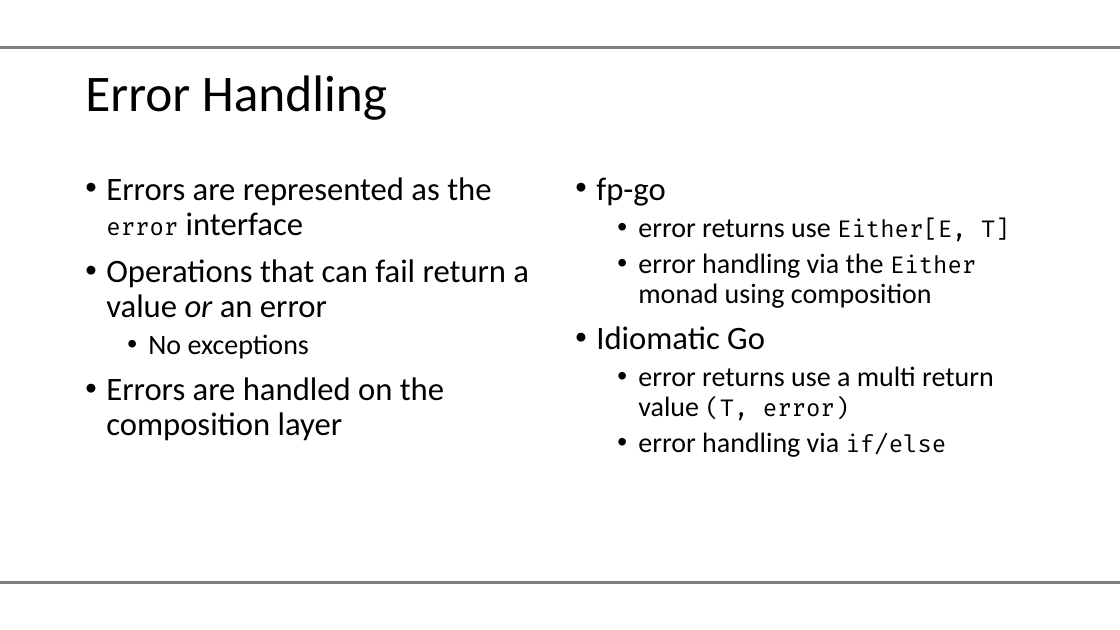
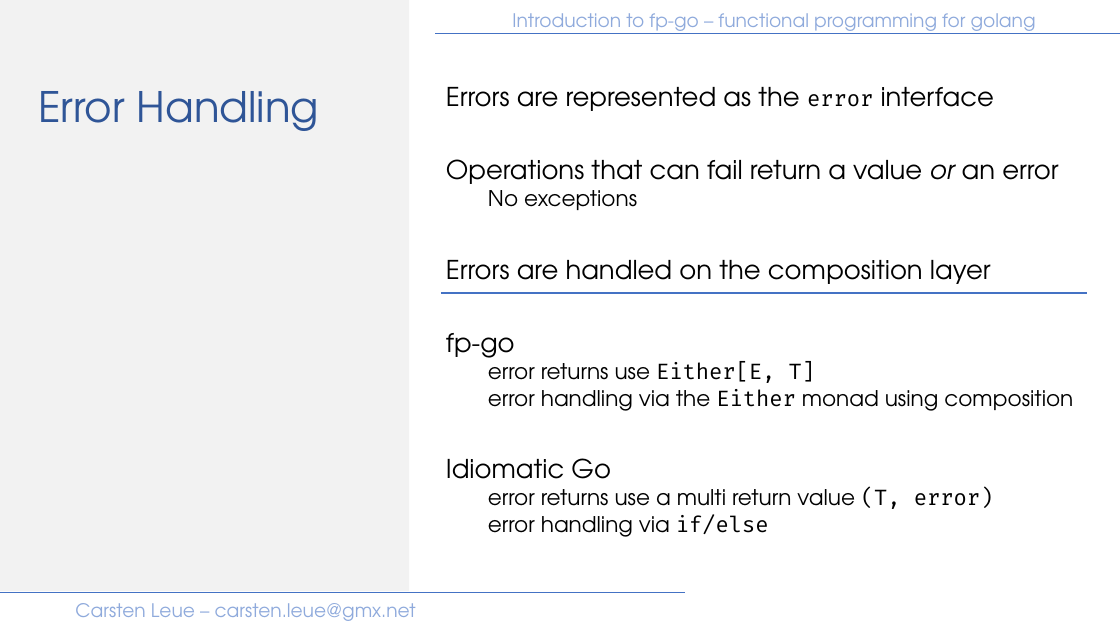
Before and after one commit to IBM/fp-go, a slide deck: slide 19 of samples/presentation/introduction.pptx (slide 15 before the commit). Drawn at 1120x630 pixels with LibreOffice and Linux fonts; fonts in the diff are those of the drawing; background and template pictures are left out. Boxes give left, top, right and bottom in pixels: in the first picture for what was removed or moved away, otherwise in the second. Text is boxed around its words. In the diff, an @@ line names an element or a change of style, - is before the commit and + after.

```diff
--- a/samples/presentation/introduction.pptx
+++ b/samples/presentation/introduction.pptx
@@ rectangle added at [0, 0, 409, 592], fill #F2F2F2 @@
@@ text "Introduction to fp-go – functional ...": place and size @@
-text "Introduction to fp-go – functional ..." at [596, 177, 665, 206]
+text "Introduction to fp-go – functional ..." at [512, 13, 1036, 34]
@@ text "Introduction to fp-go – functional ..." at [512, 13, 1036, 34]: size 18 to 16 pt, font Calibri to TeX Gyre Adventor, text colour #FFFFFF to #8FAADC @@
@@ rectangle removed at [0, 48, 1120, 583] @@
@@ line removed from (0, 48) to (1120, 48) @@
@@ line added from (1120, 34) to (435, 34), #4472C4 0.5 pt @@
@@ title "Error Handling": place and size @@
-title "Error Handling" at [85, 75, 387, 120]
+title "Error Handling" at [38, 91, 319, 131]
@@ title "Error Handling" at [38, 91, 319, 131]: size 44 to 36 pt, font Calibri to TeX Gyre Adventor, text colour #000000 to #2F5597; vertical alignment middle to top @@
@@ text "Errors are represented as the ...": place and size @@
-text "Errors are represented as the ..." at [596, 218, 1010, 457]
+text "Errors are represented as the ..." at [446, 87, 1073, 537]
@@ text at [446, 87, 1058, 284]: paragraphs added @@
+Errors are represented as the error interface
+Operations that can fail return a value or an error
+  No exceptions
+Errors are handled on the composition layer
@@ text removed at [106, 177, 529, 441] @@
-• Errors are represented as the error interface
-• Operations that can fail return a value or an error
-  • No exceptions
-• Errors are handled on the composition layer
@@ line added from (441, 293) to (1088, 293), #4472C4 1.5 pt @@
@@ text at [446, 333, 1073, 537]: size 28 to 22.2 pt in "fp-go", "Idiomatic Go"; font Calibri to TeX Gyre Adventor in "fp-go", "error returns use", "error handling via the monad using composition", "Idiomatic Go" and 2 more places; size 24 to 18.5 pt in "error returns use", "error handling via the monad using composition", "error returns use a multi return value", "error handling via"; size 20 to 18.5 pt in "Either[E, T]", "Either", "(T, error)", "if/else"; bullet • to none; line spacing 0.9 to 0.8 @@
@@ line removed from (0, 582) to (1120, 582) @@
@@ line added from (685, 592) to (0, 592), #4472C4 0.5 pt @@
@@ text at [75, 603, 416, 621]: text changed; size 18 to 16 pt; font Calibri to TeX Gyre Adventor; text colour #FFFFFF to #8FAADC @@
-Carsten Leue – carsten.leue@de.ibm.com
+Carsten Leue – carsten.leue@gmx.net
```
Also in this commit, not shown: 25 other slides changed, 4 slides added.
